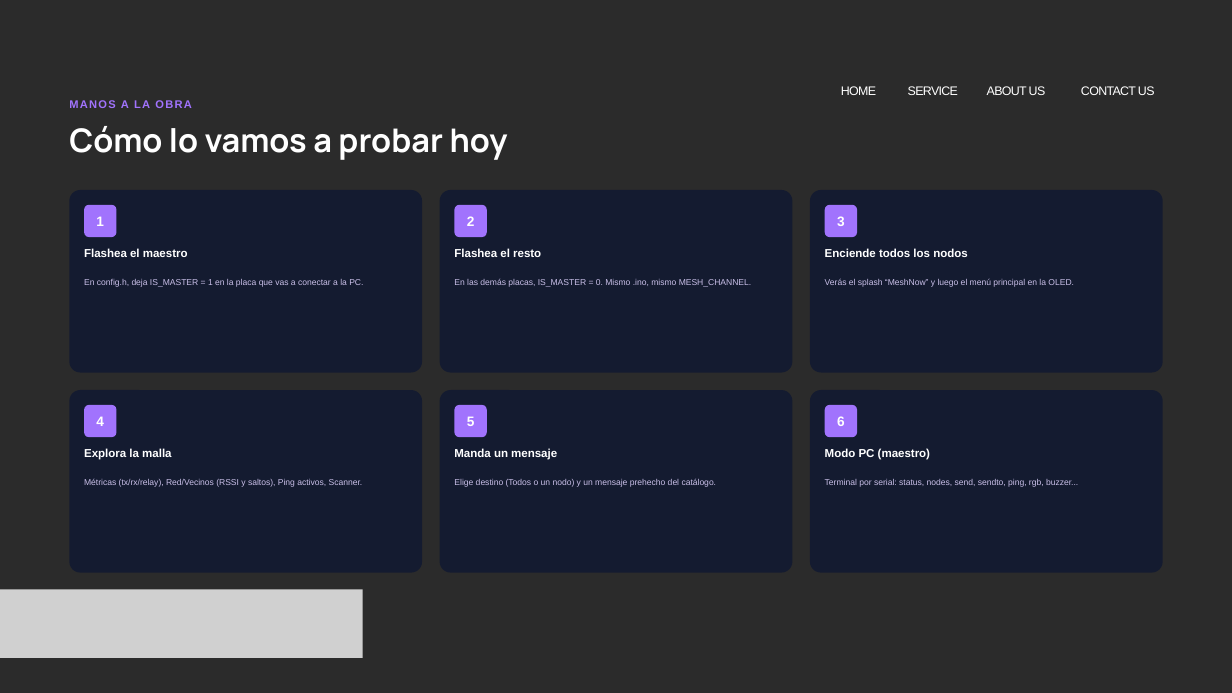
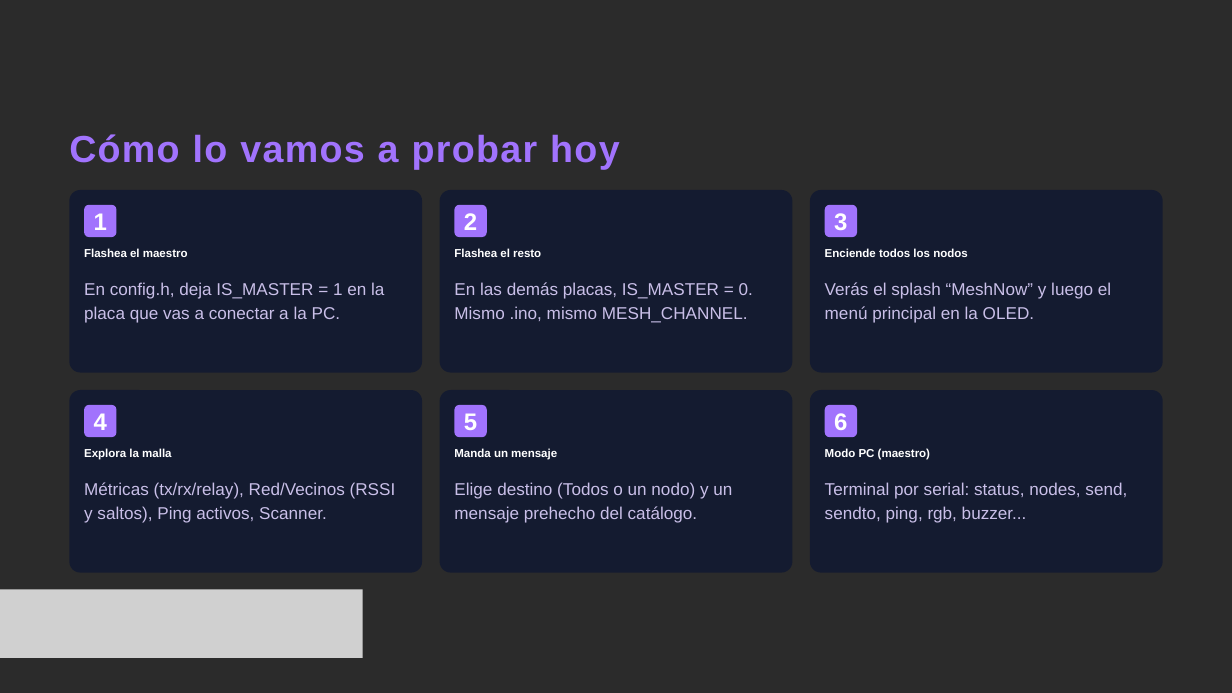
Before and after one commit to PabloJLM/ESPNOW-en-accion, a slide deck: slide 16 of Presentacion ESP NOW.pptx. Drawn at 1232x693 pixels with LibreOffice and Linux fonts; fonts in the diff are those of the drawing; grey boxes stand for pictures; background and template pictures are left out; a plain dark background stands for a picture behind light text. Boxes give left, top, right and bottom in pixels: in the first picture for what was removed or moved away, otherwise in the second. Text is boxed around its words. In the diff, an @@ line names an element or a change of style, - is before the commit and + after.

```diff
--- a/Presentacion ESP NOW.pptx
+++ b/Presentacion ESP NOW.pptx
@@ text removed at (841,86,876,95) @@
-  HOME
@@ text removed at (908,86,958,95) @@
-  SERVICE
@@ text removed at (987,86,1046,95) @@
-  ABOUT US
@@ text removed at (1081,86,1155,95) @@
-  CONTACT US
@@ text removed at (69,100,192,108) @@
-MANOS A LA OBRA
@@ text "Cómo lo vamos a probar ..." at (69,134,619,169): size 38 to 44 pt, font Manrope to Arial, text colour #FFFFFF to #A173FD, letter spacing 0 to 1.5 pt @@
@@ size 16 to 28 pt in 6 elements at (94,213,107,230), (464,213,477,230), (834,213,847,230), (94,413,107,430), (464,413,477,430), (834,413,847,430) @@
@@ size 10 to 20 pt in 6 elements at (84,282,384,323), (454,282,753,323), (825,282,1111,323), (84,482,396,523), (454,482,732,523), (825,482,1127,523) @@
```
Also in this commit, not shown: 12 other slides changed, 5 slides added, 4 slides removed, 1 other file.
